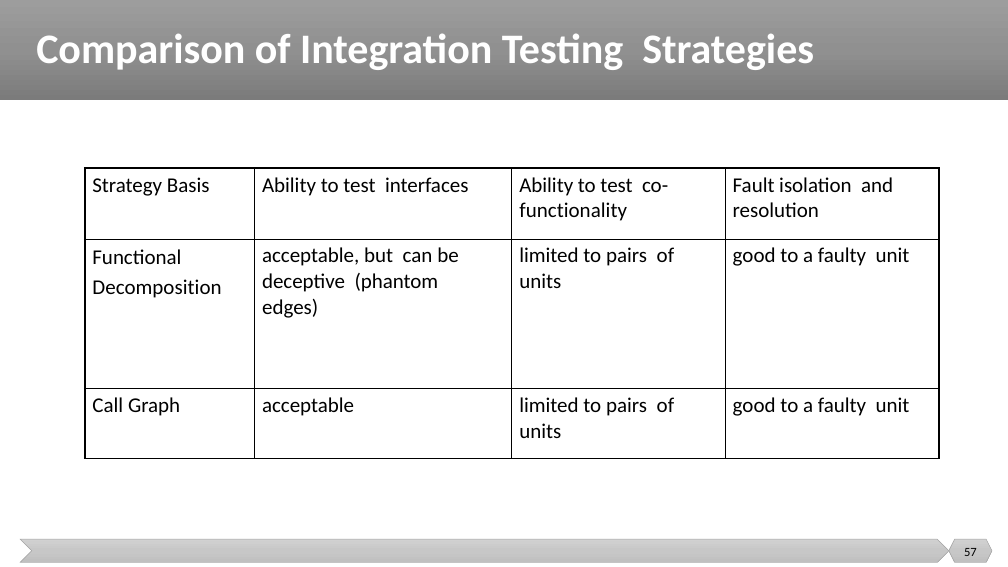
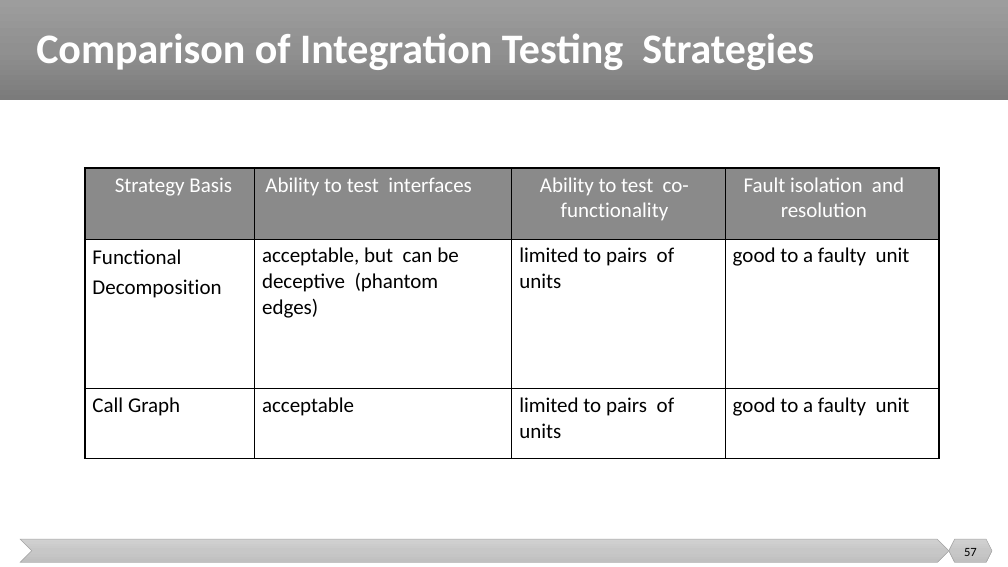
Before and after one commit to malenezi/malenezi, a slide deck: slide 57 of SE401/Lectures/8-Integration, System and Regression Testing/Integration Testing.pptx. Drawn at 1008x567 pixels with LibreOffice and Linux fonts; fonts in the diff are those of the drawing. Boxes give left, top, right and bottom in pixels: in the first picture for what was removed or moved away, otherwise in the second. Text is boxed around its words. In the diff, an @@ line names an element or a change of style, - is before the commit and + after.

```diff
--- a/SE401/Lectures/8-Integration, System and Regression Testing/Integration Testing.pptx
+++ b/SE401/Lectures/8-Integration, System and Regression Testing/Integration Testing.pptx
@@ table at [85,169,938,458] @@
@@ fill none to #8A8A8A in row 1 @@
@@ text colour #000000 to #FFFFFF in "Strategy Basis", "Ability to test interfaces", "Ability to test co-functionality", "Fault isolation and resolution" @@
@@ alignment left to centre @@
```
Also in this commit, not shown: 4 other slides changed, 1 other file.
